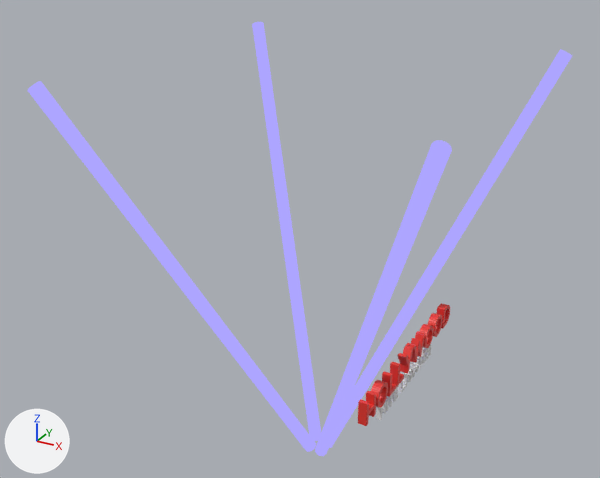
Two versions of the Blender file static/hollywood-lights.blend, one commit apart.
Rendered twice from a 50 mm camera at (96.8, -187.8, 131.3) aimed at (-6.9, 0.8, 37.0). The lights are fixed; the arrows at lower left show +X, +Y and +Z.
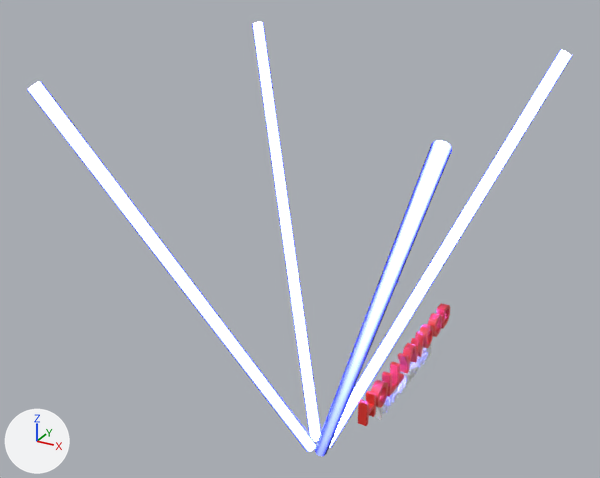
Pixel boxes [x1, y1, x2, y2] of what changed, in the pictures (600 x 478 px):
'Cylinder', recoloured (blue to white): [27, 81, 316, 452] in both
'Cylinder.001', recoloured (blue to white): [329, 49, 572, 448] in both
'Cylinder.003', recoloured: [315, 140, 452, 456] in both
'Cylinder.002', recoloured (blue to white): [252, 22, 321, 441] in both

The change, as a diff of the scene's bpy script:
```diff
--- a/static/hollywood-lights.blend.py
+++ b/static/hollywood-lights.blend.py
@@ ng_nodegroup_017 @@
+ng_nodegroup_017 = bpy.data.node_groups.new('NodeGroup.017', 'ShaderNodeTree')
+# nodes: BsdfAnisotropic, BsdfGlass, BsdfTransparent, Emission, LayerWeight, Math, MixShader
+# colours: red #e70024, white #ffffff, black #3d3d3d
@@ mat_automotive_led_lights @@
+mat_automotive_led_lights = bpy.data.materials.new('Automotive led lights')
+mat_automotive_led_lights.use_nodes = True; mat_automotive_led_lights.node_tree.nodes.clear()
+_N = mat_automotive_led_lights.node_tree.nodes; _L = mat_automotive_led_lights.node_tree.links
+n0 = _N.new('ShaderNodeOutputMaterial'); n0.name = 'Material Output'
+n1 = _N.new('ShaderNodeGroup'); n1.name = 'Automotive Light Glow'
+n1.node_tree = ng_nodegroup_017
+n1.inputs[0].default_value = (0.0764, 0.1, 0.8, 1.0)  # 'Light Color', blue #4e59e7
+n1.inputs[1].default_value = 20000.0  # 'Light Intensity'
+n1.inputs[2].default_value = 0.5  # 'Outer Rim'
+n1.inputs[3].default_value = 0.2  # 'Outer Rim 2'
+_L.new(n1.outputs[0], n0.inputs[0])  # 'Shader' to 'Surface'
@@ me_cylinder_001 @@
 me_cylinder_001.from_pydata(...)  # 64 vertices, 32 faces; spans x -1.9..1.9, y -1.9..1.9, z -67.7..67.7
-me_cylinder_001.materials.append(mat_lightbeam)  # blue #ada5ff
+me_cylinder_001.materials.append(mat_automotive_led_lights)
@@ me_cylinder_002 @@
 me_cylinder_002.from_pydata(...)  # 64 vertices, 32 faces; spans x -1.9..1.9, y -1.9..1.9, z -67.7..67.7
-me_cylinder_002.materials.append(mat_lightbeam)  # blue #ada5ff
+me_cylinder_002.materials.append(mat_automotive_led_lights)
@@ me_cylinder_003 @@
 me_cylinder_003.from_pydata(...)  # 64 vertices, 32 faces; spans x -1.9..1.9, y -1.9..1.9, z -67.7..67.7
-me_cylinder_003.materials.append(mat_lightbeam)  # blue #ada5ff
+me_cylinder_003.materials.append(mat_automotive_led_lights)
@@ me_cylinder @@
 me_cylinder.from_pydata(...)  # 64 vertices, 32 faces; spans x -1.9..1.9, y -1.9..1.9, z -67.7..67.7
-me_cylinder.materials.append(mat_lightbeam)  # blue #ada5ff
+me_cylinder.materials.append(mat_automotive_led_lights)
```
